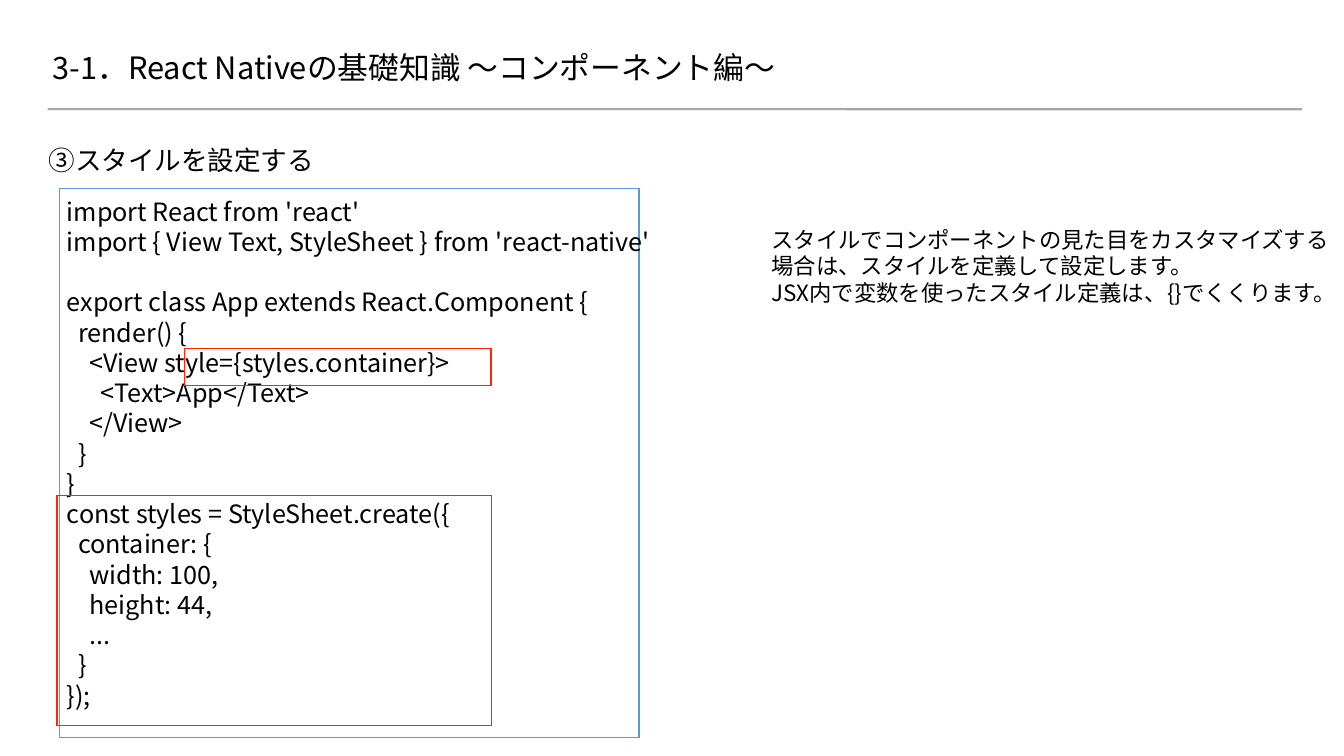
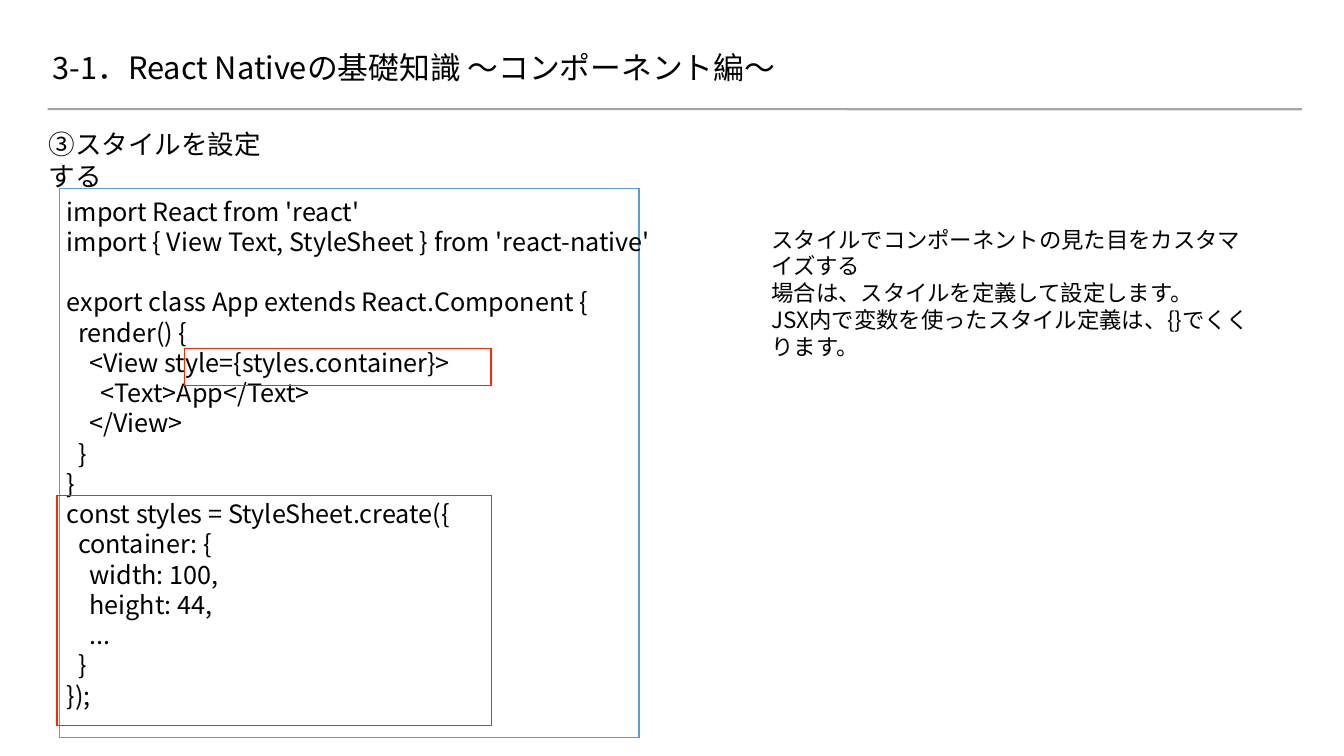
Before and after one commit to 2018SYSTEMI34/diary, a slide deck: slide 4 of doc/02_SlideShare/01.ネタ/３_ReactNative基礎知識/react-native.pptx. Drawn at 1344x756 pixels with LibreOffice and Linux fonts; fonts in the diff are those of the drawing; background and template pictures are left out. Boxes give left, top, right and bottom in pixels: in the first picture for what was removed or moved away, otherwise in the second. Text is boxed around its words. In the diff, an @@ line names an element or a change of style, - is before the commit and + after.

Commit message:
Windowsでのずれを修正する。

```diff
--- a/doc/02_SlideShare/01.ネタ/３_ReactNative基礎知識/react-native.pptx
+++ b/doc/02_SlideShare/01.ネタ/３_ReactNative基礎知識/react-native.pptx
@@ text "③スタイルを設定する" rewrapped from bbox=[49, 147, 314, 173] to bbox=[43, 138, 279, 181] @@
@@ text "スタイルでコンポーネントの見た目をカスタマイズする" rewrapped from bbox=[771, 229, 1336, 305] to bbox=[771, 229, 1249, 357] @@
```
Also in this commit, not shown: 14 other slides changed, 1 slide removed.
